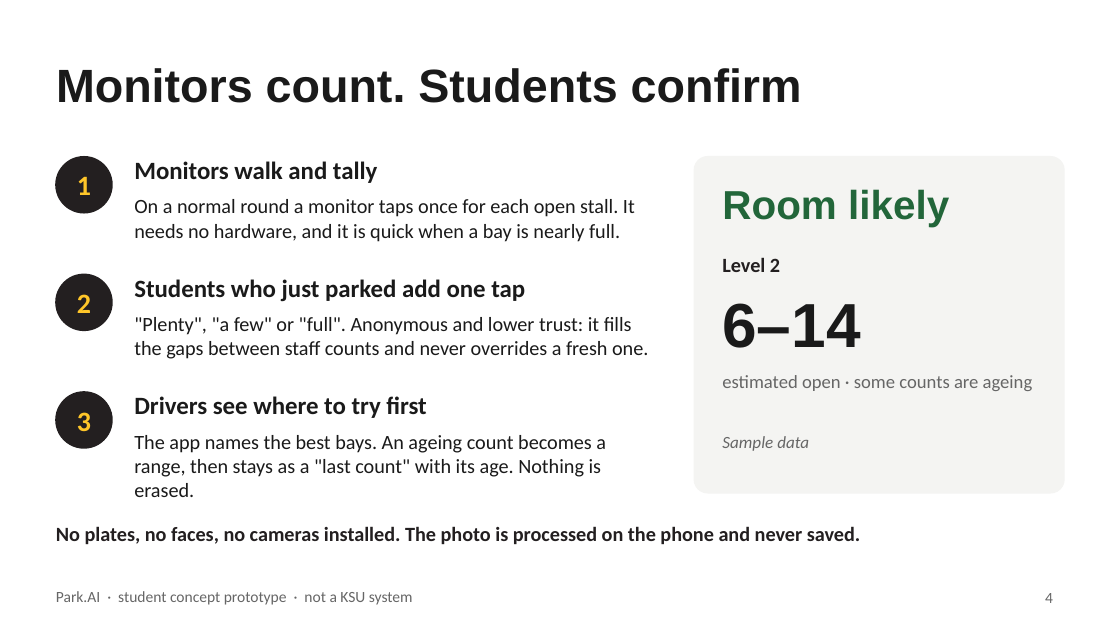
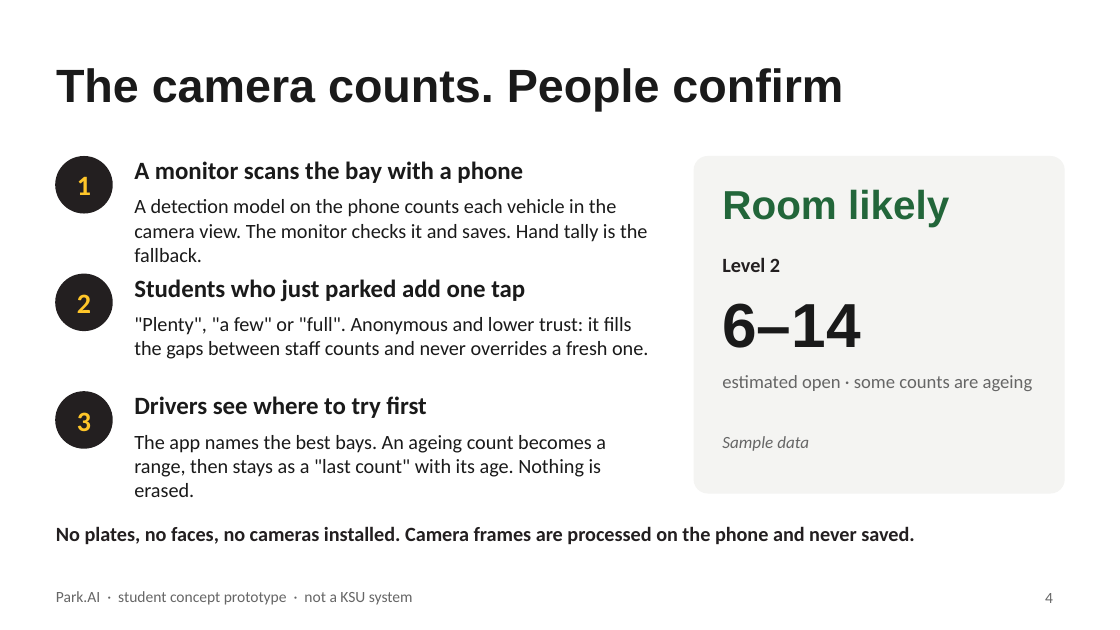
Before and after one commit to boots59/park.ai, a slide deck: slide 4 of submission/Park-AI-pitch-DRAFT.pptx. Drawn at 1120x630 pixels with LibreOffice and Linux fonts; fonts in the diff are those of the drawing. Boxes give left, top, right and bottom in pixels: in the first picture for what was removed or moved away, otherwise in the second. Text is boxed around its words. In the diff, an @@ line names an element or a change of style, - is before the commit and + after.

```diff
--- a/submission/Park-AI-pitch-DRAFT.pptx
+++ b/submission/Park-AI-pitch-DRAFT.pptx
@@ title at box(56, 68, 843, 111): text changed @@
-Monitors count. Students confirm
+The camera counts. People confirm
@@ text at box(134, 161, 523, 183): text changed @@
-Monitors walk and tally
+A monitor scans the bay with a phone
@@ text at box(134, 199, 647, 262): text changed @@
-On a normal round a monitor taps once for each open stall. It needs no hardware, and it is quick when a bay is nearly full.
+A detection model on the phone counts each vehicle in the camera view. The monitor checks it and saves. Hand tally is the fallback.
@@ text at box(56, 526, 914, 544): text changed @@
-No plates, no faces, no cameras installed. The photo is processed on the phone and never saved.
+No plates, no faces, no cameras installed. Camera frames are processed on the phone and never saved.
```
Also in this commit, not shown: 1 other slide changed, 1 other file.
